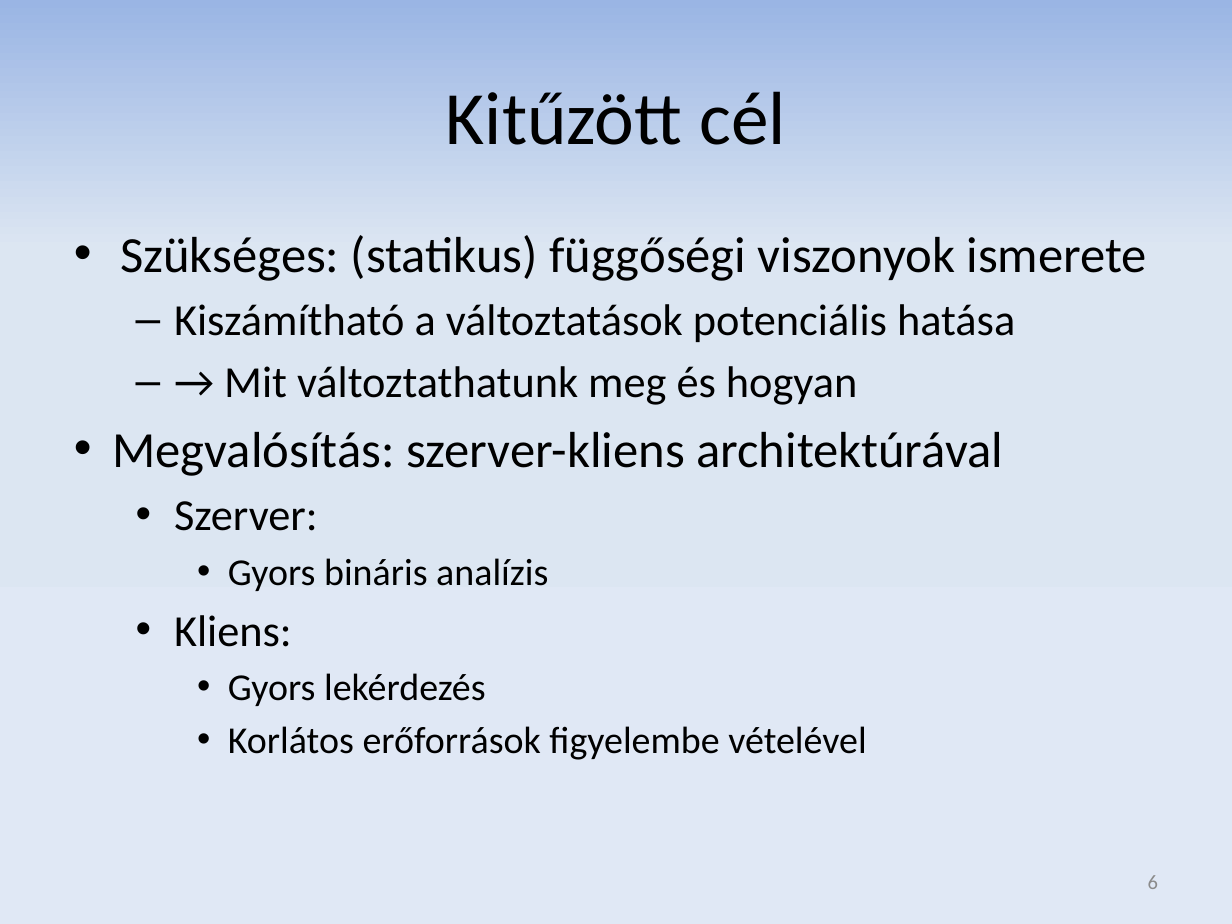
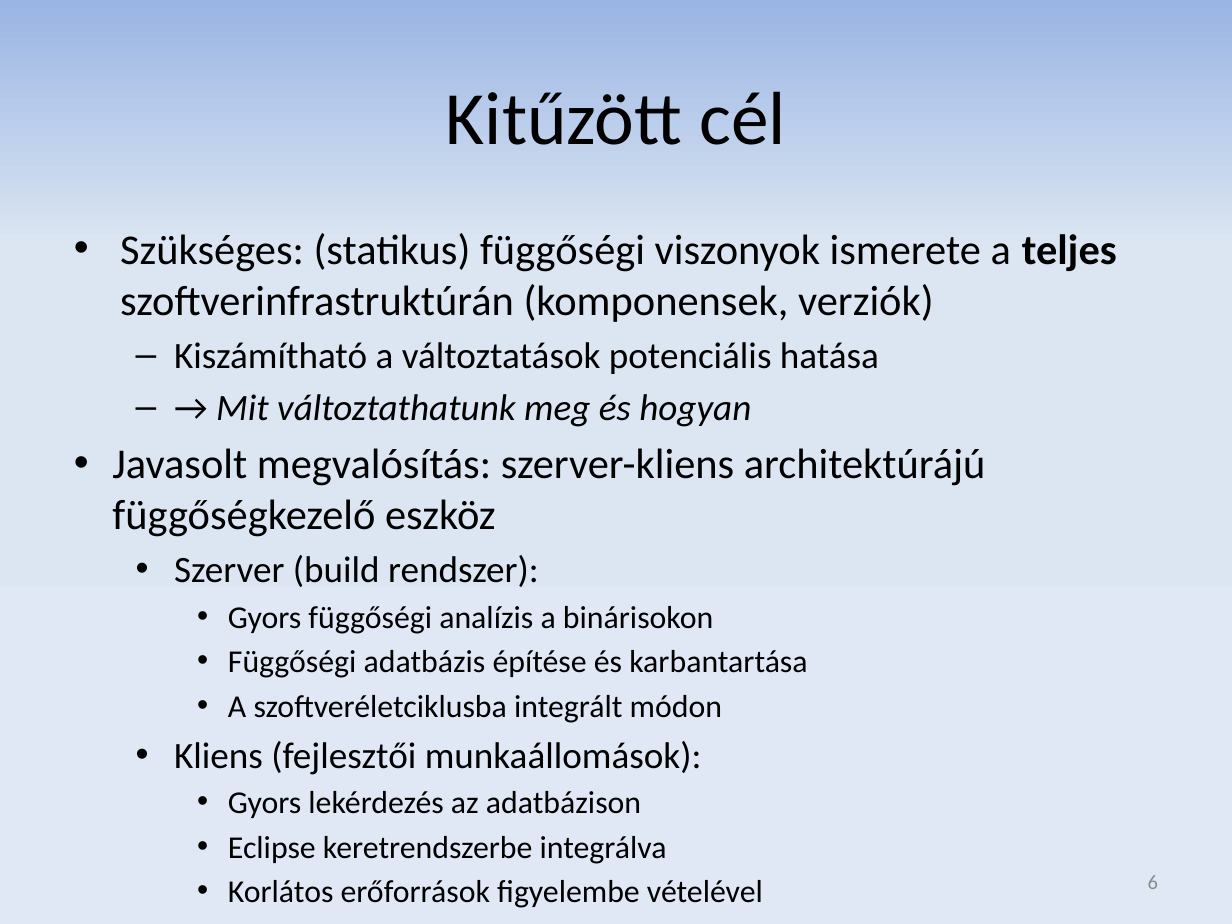
Before and after one commit to donat/incquery-deps, a slide deck: slide 6 of incquery-deps-documentation/presentation/tdk_pres_hu_v3.pptx. Drawn at 1232x924 pixels with LibreOffice and Linux fonts; fonts in the diff are those of the drawing. Boxes give left, top, right and bottom in pixels: in the first picture for what was removed or moved away, otherwise in the second. Text is boxed around its words. In the diff, an @@ line names an element or a change of style, - is before the commit and + after.

```diff
--- a/incquery-deps-documentation/presentation/tdk_pres_hu_v3.pptx
+++ b/incquery-deps-documentation/presentation/tdk_pres_hu_v3.pptx
@@ text at <box>120,233,1117,322</box>: text changed; size 29.6 to 24.8 pt @@
-• Szükséges: (statikus) függőségi viszonyok ismerete
+• Szükséges: (statikus) függőségi viszonyok ismerete a teljes szoftverinfrastruktúrán (komponensek, verziók)
@@ text at <box>174,342,879,908</box>: size 25.9 to 21.7 pt in "Kiszámítható a változtatások potenciális hatása", "→ Mit változtathatunk meg és hogyan"; italic on in "Mit változtathatunk meg és hogyan"; size 22.2 to 18.6 pt in "Korlátos erőforrások figyelembe vételével" @@
@@ text at <box>112,448,986,864</box>: text changed; size 29.6 to 18.6 pt @@
-• Megvalósítás: szerver-kliens architektúrával
-  • Szerver:
-    • Gyors bináris analízis
-  • Kliens:
-    • Gyors lekérdezés
+• Javasolt megvalósítás: szerver-kliens architektúrájú függőségkezelő eszköz
+  • Szerver (build rendszer):
+    • Gyors függőségi analízis a binárisokon
+    • Függőségi adatbázis építése és karbantartása
+    • A szoftveréletciklusba integrált módon
+  • Kliens (fejlesztői munkaállomások):
+    • Gyors lekérdezés az adatbázison
+    • Eclipse keretrendszerbe integrálva
```
Also in this commit, not shown: 12 other slides changed, 2 slides added, 2 slides removed.
